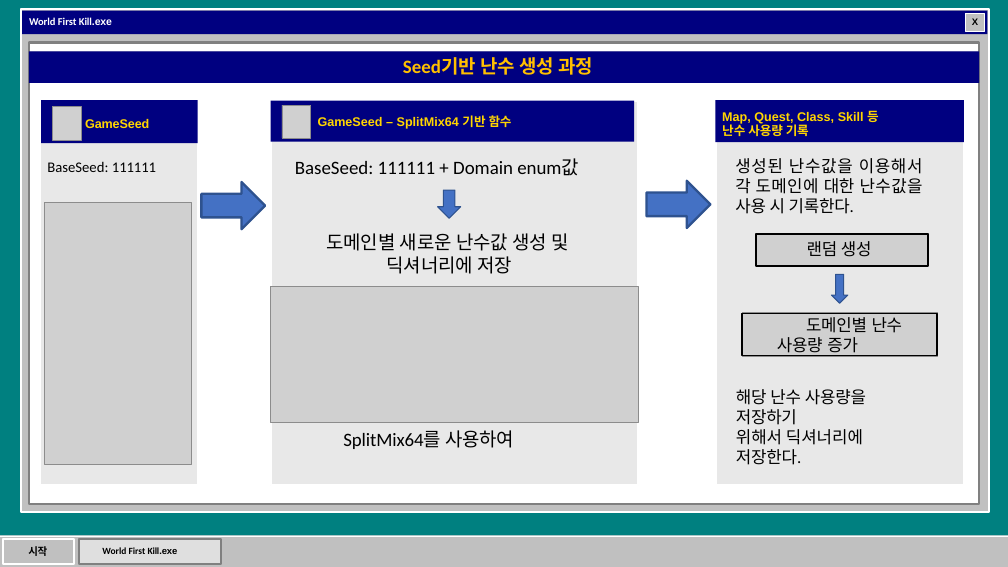
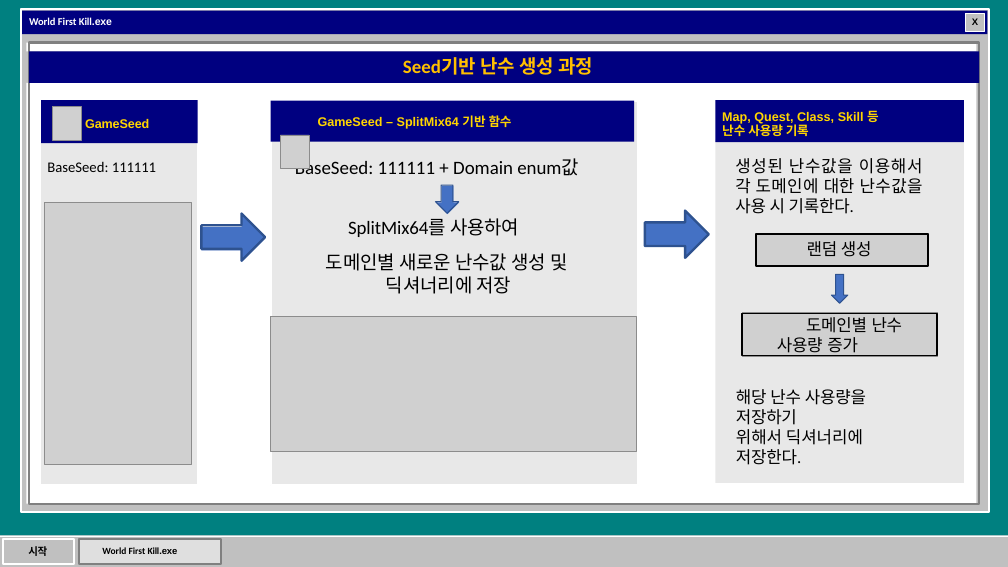
Before and after one commit to InfiSword/InfiSword.github.io, a slide deck: slide 12 of assets/Portfoilo/리얼 포폴 수정 (1).pptx. Drawn at 1008x567 pixels with LibreOffice and Linux fonts; fonts in the diff are those of the drawing; grey boxes stand for pictures; background and template pictures are left out. Boxes give left, top, right and bottom in pixels: in the first picture for what was removed or moved away, otherwise in the second. Text is boxed around its words. In the diff, an @@ line names an element or a change of style, - is before the commit and + after.

```diff
--- a/assets/Portfoilo/리얼 포폴 수정 (1).pptx
+++ b/assets/Portfoilo/리얼 포폴 수정 (1).pptx
@@ freeform shape at (26, 42, 977, 504): outline redrawn @@
@@ freeform shape removed at (715, 101, 964, 486) @@
@@ freeform shape at (715, 140, 964, 483): outline redrawn @@
@@ freeform shape: place and size @@
-freeform shape at (438, 191, 461, 219)
+freeform shape at (436, 186, 460, 214)
@@ freeform shape: place and size @@
-freeform shape at (438, 191, 461, 219)
+freeform shape at (436, 185, 459, 213)
@@ freeform shape: place and size @@
-freeform shape at (201, 182, 265, 229)
+freeform shape at (201, 215, 265, 262)
@@ text "SplitMix64를 사용하여": place and size @@
-text "SplitMix64를 사용하여" at (343, 430, 514, 449)
+text "SplitMix64를 사용하여" at (348, 218, 519, 237)
@@ 3 freeform shapes, 2 pictures: place and size @@
-3 freeform shapes, 2 pictures at (201, 105, 711, 422)
+3 freeform shapes, 2 pictures at (201, 135, 709, 451)
@@ text "도메인별 새로운 난수값 생성 및": place and size @@
-text "도메인별 새로운 난수값 생성 및" at (326, 233, 568, 274)
+text "도메인별 새로운 난수값 생성 및" at (326, 253, 567, 294)
```
Also in this commit, not shown: 1 slide removed.
